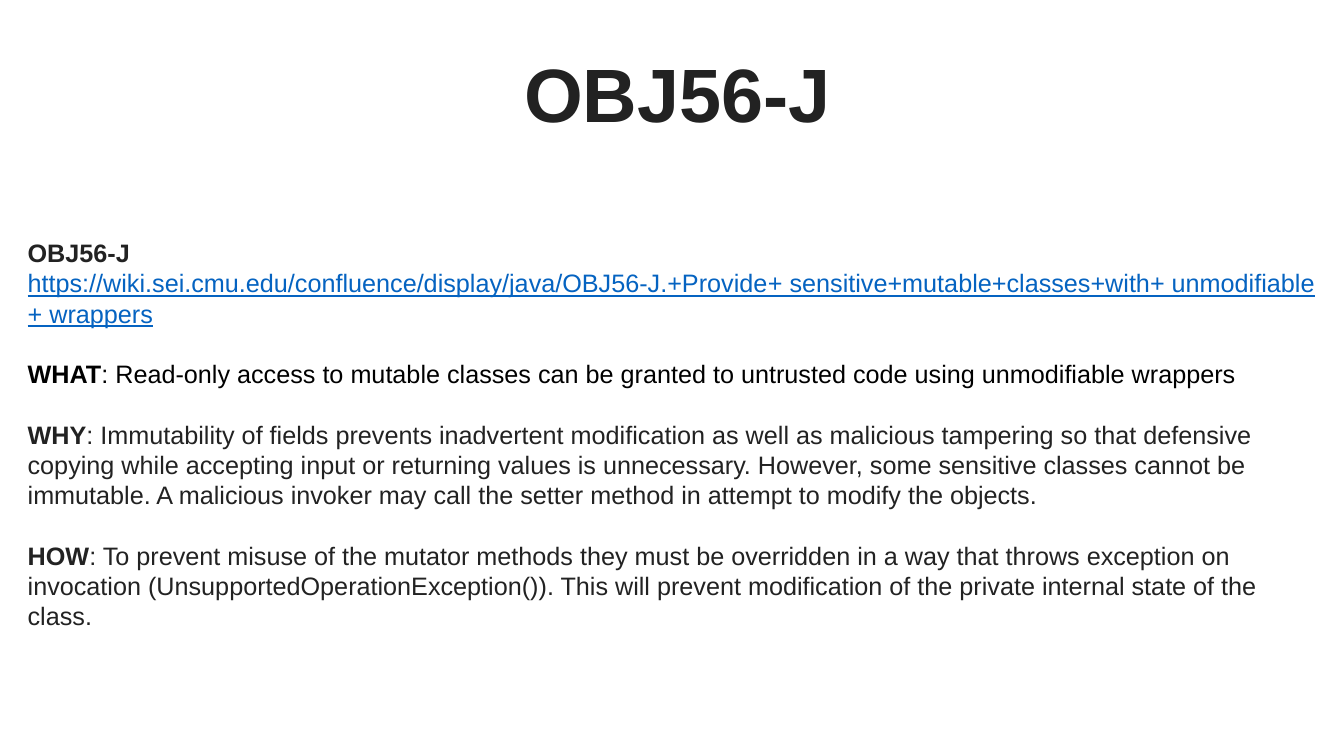
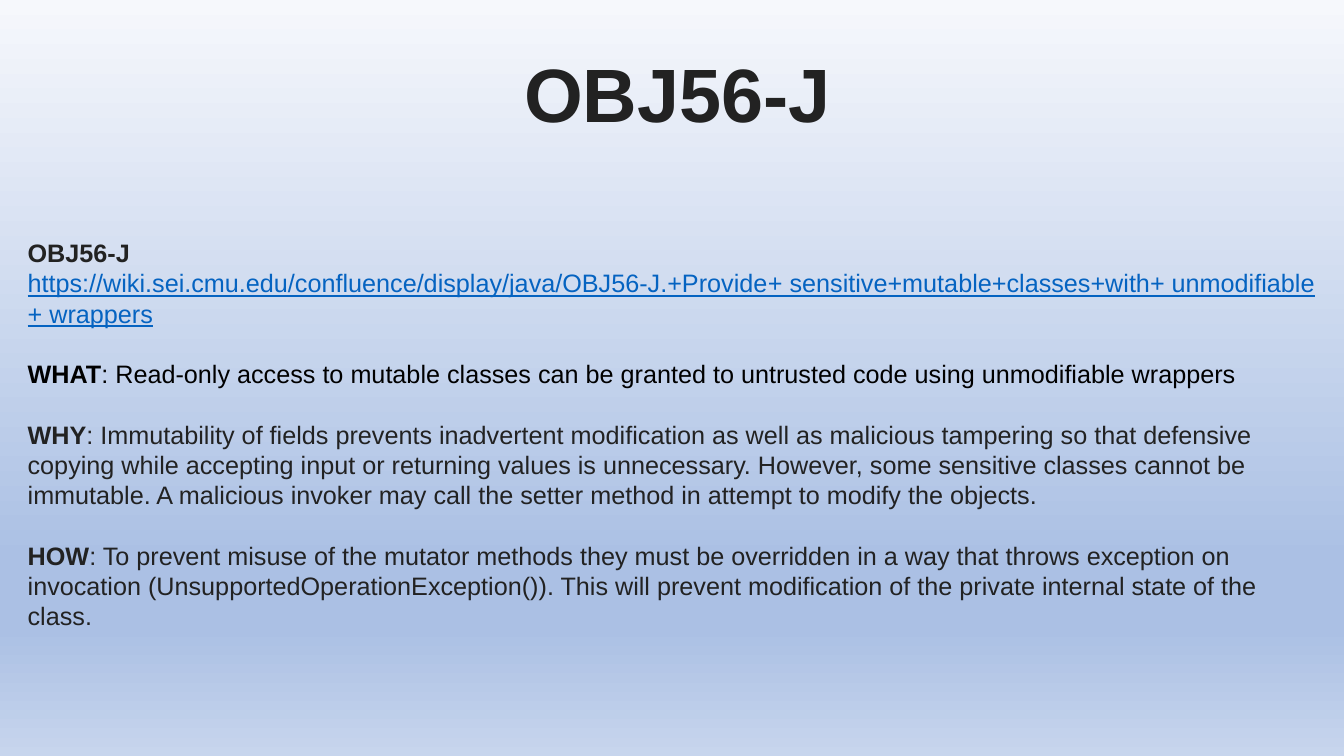
Before and after one commit to stevester94/CSC201_Project, a slide deck: slide 31 of Project2.pptx. Drawn at 1344x756 pixels with LibreOffice and Linux fonts; fonts in the diff are those of the drawing. Boxes give left, top, right and bottom in pixels: in the first picture for what was removed or moved away, otherwise in the second. Text is boxed around its words. In the diff, an @@ line names an element or a change of style, - is before the commit and + after.

Commit message:
background fixed

```diff
--- a/Project2.pptx
+++ b/Project2.pptx
@@ background #FFFFFF to gradient #F6F8FC to #ABC0E4 to #C7D5ED @@
```
Also in this commit, not shown: 7 other slides changed.
